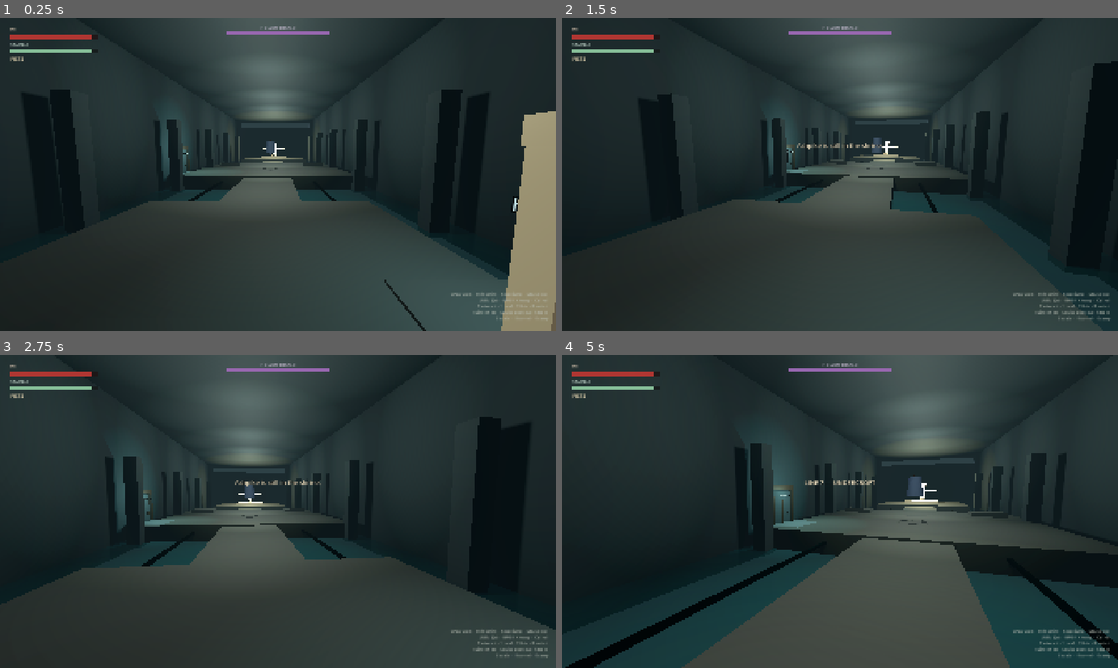
Above: before the commit, frames 1-4 (two rows, left to right).
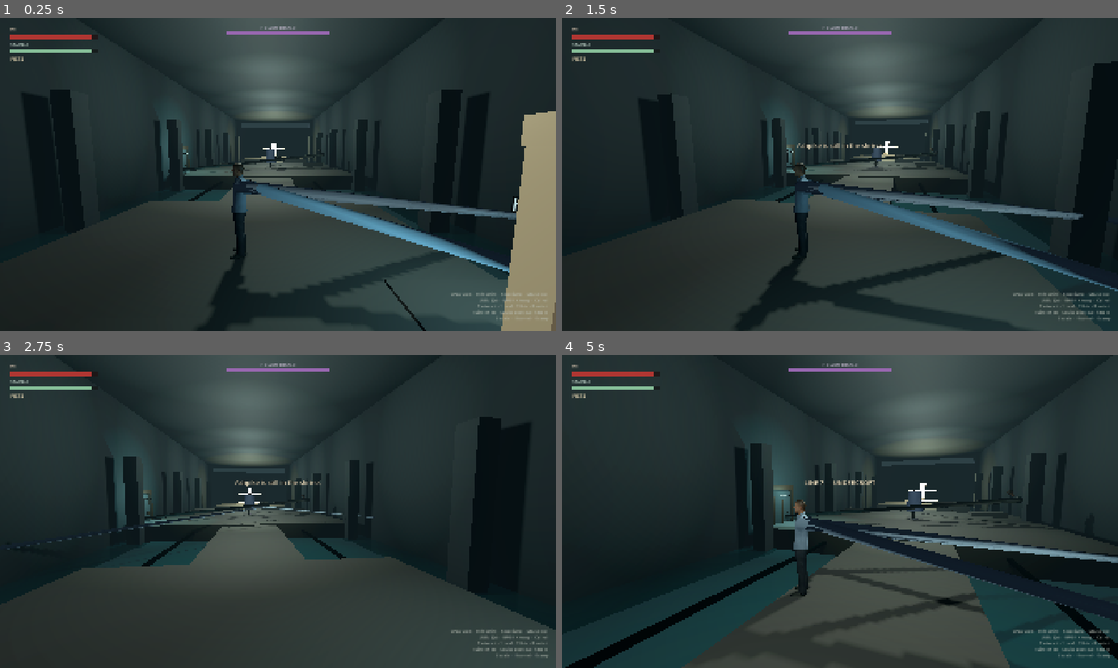
Above: after the commit, the same moments.

Repository: myat93/line7
Game: Godot game, scene res://main.tscn
The game is run twice, just before and just after one commit, with the same random seed, the same clock (stepped at 60 frames per second) and the same inputs.
Inputs (mouse positions are in pixels of both pictures, inside the frame that each line leads up to):
- Up to frame 1 (0.25 s): no input
- Up to frame 2 (1.5 s): tap Enter at 0.5 s; move the mouse to (867, 174) at 0.52 s; hold 1 (bind_ashpike) 0.53-1.28 s; hold W (move_forward) from 0.53 s (still down); click (867, 174) at 0.67 s; tap Space (jump) at 0.77 s; move the mouse to (812, 174) at 1.27 s; tap 2 (bind_fists) at 1.35 s
- Up to frame 3 (2.75 s): keep holding W (move_forward); tap Space (jump) at 1.52 s; move the mouse to (289, 505) at 2.02 s; hold Right mouse button (heavy_attack) from 2.03 s (still down)
- Up to frame 4 (5 s): keep holding W (move_forward); move the mouse to (834, 517) at 2.77 s; release Right mouse button (heavy_attack) at 2.78 s; tap E (interact) at 2.85 s; click (834, 517) at 2.92 s; tap Space (jump) at 3.02, 3.77, 4.52 s; move the mouse to (878, 514) at 3.52 s; press the mouse at (878, 514) at 3.53 s; move the mouse to (795, 508) at 4.27 s; release the mouse at (795, 508) at 4.28 s; tap Ctrl (roll) at 4.35 s

The runs differ from the first frame. In frame 1, 6.8% of the frame differs, in the area x 30-93%, y 39-100%; in frame 2, 7.2%, in the area x 31-100%, y 38-100%; in frame 3, 0.6%; in frame 4, 5.9%.

Commit message:
Fix Rocketbox IBM collapse and pose HE/Herald via Skeleton3D.
Keep the 0.01 armature from hiding the skinned Body: rebuild Skin binds
from rest, scale Body to capsule height, and drive jab/heavy/roll/sprint
plus Herald swipe wind-up with set_bone_pose_rotation. Coat/crown stay
meter-sized. Capsules and combat clocks unchanged.

Co-authored-by: myat93 <myat93@users.noreply.github.com>

Diff:
--- a/characters/he/he.gd
+++ b/characters/he/he.gd
@@ -39,9 +39,7 @@
 
 var _sprinting: bool = false
 var _blockout: Node3D
-var _pose: Dictionary = {}
-var _pose_rest: Dictionary = {}
-var _pose_rest_pos: Dictionary = {}
+var _rig := MeshPoseRig.new()
 
 
 func _ready() -> void:
@@ -379,52 +377,27 @@
 		_blockout = BLOCKOUT_SCENE.instantiate() as Node3D
 		_blockout.name = "HEBlockout"
 		mesh_root.add_child(_blockout)
-	_cache_pose_nodes()
+	## Keep the 0.01 armature from collapsing the Rocketbox skin: rebuild IBM
+	## from rest and scale Body to the 1.8 m capsule. Pose via Skeleton3D.
+	_rig.prepare_realistic(_blockout, 1.8)
+	_rig.bind_parts(_blockout, POSE_PARTS)
 	## PosePlayer is the hook for authored clips. The GLB has none yet, so
 	## _update_visual_pose() drives jab / heavy / roll / sprint procedurally.
 	if pose_player:
 		pose_player.active = true
 
 
-func _cache_pose_nodes() -> void:
-	_pose.clear()
-	_pose_rest.clear()
-	_pose_rest_pos.clear()
-	if _blockout == null:
-		return
-	for part_name in POSE_PARTS:
-		var node := _blockout.find_child(part_name, true, false) as Node3D
-		if node == null:
-			continue
-		_pose[part_name] = node
-		_pose_rest[part_name] = node.rotation
-		_pose_rest_pos[part_name] = node.position
-
-
 func _part_rot(part_name: String, extra: Vector3) -> void:
-	var node: Node3D = _pose.get(part_name) as Node3D
-	if node == null:
-		return
-	var rest: Vector3 = _pose_rest.get(part_name, Vector3.ZERO)
-	node.rotation = rest + extra
+	_rig.set_rot(part_name, extra)
 
 
 func _part_pos(part_name: String, extra: Vector3) -> void:
-	var node: Node3D = _pose.get(part_name) as Node3D
-	if node == null:
-		return
-	var rest: Vector3 = _pose_rest_pos.get(part_name, node.position)
-	node.position = rest + extra
+	_rig.set_pos(part_name, extra)
 
 
 func _refresh_stance_visual() -> void:
 	if ashpike_visual:
 		ashpike_visual.set_bound(Game.ashpike_bound)
-	var show_fists := not Game.ashpike_bound
-	for part_name in ["L_Fist", "R_Fist"]:
-		var node: Node3D = _pose.get(part_name) as Node3D
-		if node:
-			node.visible = show_fists
 
 
 func _update_visual_pose() -> void:
--- /dev/null
+++ b/core/mesh_pose_rig.gd
@@ -0,0 +1,156 @@
+class_name MeshPoseRig
+extends RefCounted
+
+## Drives MeshRoot visuals that live on a Skeleton3D (Rocketbox) and still
+## falls back to named Node3D joints (box blockout).
+##
+## Jake's GLBs keep a 0.01 armature with 100× inverse binds. Godot then either
+## specks the skinned Body or explodes it when that scale is undone for the
+## meter-authored coat/crown. Rebuild IBM from rest and scale Body to meters.
+
+var skeleton: Skeleton3D
+var body: MeshInstance3D
+var pos_scale: float = 1.0
+
+var _bones: Dictionary = {}
+var _nodes: Dictionary = {}
+var _node_rest: Dictionary = {}
+var _node_rest_pos: Dictionary = {}
+
+
+func prepare_realistic(root: Node, target_height: float) -> void:
+	_unscale_cm_armature(root)
+	skeleton = _first_skeleton(root)
+	body = root.find_child("Body", true, false) as MeshInstance3D
+	if body:
+		body.visible = true
+		_rebuild_skin_from_rest()
+		_fit_body_height(target_height)
+	if skeleton:
+		skeleton.reset_bone_poses()
+
+
+func bind_parts(root: Node, part_names: PackedStringArray) -> void:
+	_bones.clear()
+	_nodes.clear()
+	_node_rest.clear()
+	_node_rest_pos.clear()
+	if root == null:
+		return
+	if skeleton == null:
+		skeleton = _first_skeleton(root)
+	if body == null:
+		body = root.find_child("Body", true, false) as MeshInstance3D
+	if skeleton:
+		for part_name in part_names:
+			var idx := skeleton.find_bone(part_name)
+			if idx >= 0:
+				_bones[part_name] = idx
+	for part_name in part_names:
+		if _bones.has(part_name):
+			continue
+		var node := root.find_child(part_name, true, false) as Node3D
+		if node == null:
+			continue
+		_nodes[part_name] = node
+		_node_rest[part_name] = node.rotation
+		_node_rest_pos[part_name] = node.position
+
+
+func set_rot(part_name: String, extra: Vector3) -> void:
+	if skeleton and _bones.has(part_name):
+		var idx: int = _bones[part_name]
+		var rest_q := skeleton.get_bone_rest(idx).basis.get_rotation_quaternion()
+		skeleton.set_bone_pose_rotation(idx, rest_q * Quaternion.from_euler(extra))
+		return
+	var node: Node3D = _nodes.get(part_name) as Node3D
+	if node == null:
+		return
+	var rest: Vector3 = _node_rest.get(part_name, Vector3.ZERO)
+	node.rotation = rest + extra
+
+
+func set_pos(part_name: String, extra: Vector3) -> void:
+	if skeleton and _bones.has(part_name):
+		var idx: int = _bones[part_name]
+		var rest_p := skeleton.get_bone_rest(idx).origin
+		skeleton.set_bone_pose_position(idx, rest_p + extra * pos_scale)
+		return
+	var node: Node3D = _nodes.get(part_name) as Node3D
+	if node == null:
+		return
+	var rest: Vector3 = _node_rest_pos.get(part_name, node.position)
+	node.position = rest + extra
+
+
+func has_bone(part_name: String) -> bool:
+	return _bones.has(part_name)
+
+
+func bone_pose_rotation(part_name: String) -> Quaternion:
+	if skeleton == null or not _bones.has(part_name):
+		return Quaternion.IDENTITY
+	return skeleton.get_bone_pose_rotation(int(_bones[part_name]))
+
+
+func _unscale_cm_armature(root: Node) -> void:
+	var nodes: Array[Node3D] = []
+	if root is Node3D:
+		nodes.append(root as Node3D)
+	for node_name in ["HERealistic", "HeraldRealistic"]:
+		var visual := root.find_child(node_name, true, false) as Node3D
+		if visual:
+			nodes.append(visual)
+	var skel := _first_skeleton(root)
+	if skel:
+		nodes.append(skel)
+	for visual in nodes:
+		if visual.scale.x > 0.0 and visual.scale.x < 0.05:
+			visual.scale = Vector3.ONE
+		## Leftover hip-height translation from the cm→m wrap. Origin is feet.
+		if visual.position.y > 0.4 and visual.position.y < 1.2:
+			visual.position.y = 0.0
+
+
+func _rebuild_skin_from_rest() -> void:
+	if skeleton == null or body == null or body.skin == null:
+		return
+	var skin := body.skin.duplicate() as Skin
+	body.skin = skin
+	if body.skeleton.is_empty() and skeleton:
+		body.skeleton = body.get_path_to(skeleton)
+	for i in range(skin.get_bind_count()):
+		var bone_idx := skin.get_bind_bone(i)
+		if bone_idx < 0:
+			bone_idx = skeleton.find_bone(skin.get_bind_name(i))
+		if bone_idx < 0:
+			continue
+		var rest := skeleton.get_bone_global_rest(bone_idx)
+		if is_zero_approx(rest.basis.determinant()):
+			continue
+		skin.set_bind_pose(i, rest.affine_inverse())
+
+
+func _fit_body_height(target_height: float) -> void:
+	if body == null or target_height <= 0.001:
+		return
+	body.scale = Vector3.ONE
+	body.position = Vector3.ZERO
+	var aabb := body.get_aabb()
+	var height := aabb.size.y
+	if height < 0.0001:
+		return
+	var factor := target_height / height
+	body.scale = Vector3.ONE * factor
+	body.position.y = -(aabb.position.y * factor)
+	pos_scale = 1.0 / factor
+
+
+func _first_skeleton(node: Node) -> Skeleton3D:
+	if node is Skeleton3D:
+		return node as Skeleton3D
+	for child in node.get_children():
+		var found := _first_skeleton(child)
+		if found:
+			return found
+	return null
--- a/enemies/hollow_herald/hollow_herald.gd
+++ b/enemies/hollow_herald/hollow_herald.gd
@@ -29,9 +29,8 @@
 @onready var pose_player: AnimationPlayer = $MeshRoot/PosePlayer
 
 var _blockout: Node3D
-var _pose: Dictionary = {}
-var _pose_rest: Dictionary = {}
-var _pose_rest_pos: Dictionary = {}
+var _rig := MeshPoseRig.new()
+var _crown: Node3D
 
 
 func _ready() -> void:
@@ -225,63 +224,35 @@
 		_blockout.name = "HeraldBlockout"
 		mesh_root.add_child(_blockout)
 	_apply_realistic_meters()
-	_cache_pose_nodes()
+	_rig.bind_parts(_blockout, POSE_PARTS)
+	_crown = _blockout.find_child("Crown", true, false) as Node3D
 	if pose_player:
 		pose_player.active = true
 
 
 func _apply_realistic_meters() -> void:
-	## Coat / crown are authored in meters on a 0.01 armature node. Undo that scale
-	## so the raincoat and horns read at ~2 m. Hide the Rocketbox body — its
-	## inverse binds collapse in Godot (A-pose / IBM pass still pending).
+	## Coat / crown are authored in meters on a 0.01 armature. Undo that scale
+	## so the raincoat and horns stay ~2 m, then rebuild IBM from rest so the
+	## Rocketbox Body can show at 2.05 m instead of collapsing.
 	if _blockout == null:
 		return
-	var visual := _blockout.find_child("HeraldRealistic", true, false) as Node3D
-	if visual:
-		visual.scale = Vector3.ONE
-	var body := _blockout.find_child("Body", true, false) as MeshInstance3D
-	if body:
-		body.visible = false
-
-
-func _cache_pose_nodes() -> void:
-	_pose.clear()
-	_pose_rest.clear()
-	_pose_rest_pos.clear()
-	if _blockout == null:
-		return
-	for part_name in POSE_PARTS:
-		var node := _blockout.find_child(part_name, true, false) as Node3D
-		if node == null:
-			continue
-		_pose[part_name] = node
-		_pose_rest[part_name] = node.rotation
-		_pose_rest_pos[part_name] = node.position
+	_rig.prepare_realistic(_blockout, 2.05)
 
 
 func _part_rot(part_name: String, extra: Vector3) -> void:
-	var node: Node3D = _pose.get(part_name) as Node3D
-	if node == null:
-		return
-	var rest: Vector3 = _pose_rest.get(part_name, Vector3.ZERO)
-	node.rotation = rest + extra
+	_rig.set_rot(part_name, extra)
 
 
 func _part_pos(part_name: String, extra: Vector3) -> void:
-	var node: Node3D = _pose.get(part_name) as Node3D
-	if node == null:
-		return
-	var rest: Vector3 = _pose_rest_pos.get(part_name, node.position)
-	node.position = rest + extra
+	_rig.set_pos(part_name, extra)
 
 
 func _update_visual_pose() -> void:
 	mesh_root.rotation.x = 0.0
 	mesh_root.scale = Vector3.ONE
 	_crown_pulse = move_toward(_crown_pulse, 1.0, 0.02)
-	var crown: Node3D = _pose.get("Crown") as Node3D
-	if crown:
-		crown.scale = Vector3.ONE * _crown_pulse
+	if _crown:
+		_crown.scale = Vector3.ONE * _crown_pulse
 	match phase:
 		Phase.SWIPE_WIND:
 			_pose_swipe_wind()
--- a/tools/play_sim.gd
+++ b/tools/play_sim.gd
@@ -96,6 +96,18 @@
 		_fail("HE realistic mesh is not instanced under MeshRoot.")
 	elif not _has_named_bones(blockout, PackedStringArray(["Hips", "L_Fist"])):
 		_fail("HE realistic Skeleton3D bones (Hips / L_Fist) were not imported.")
+	else:
+		_assert_visible_body(he, "HE")
+		var idle_q := he._rig.bone_pose_rotation("L_UpperArm")
+		he.state = HE.State.ATTACK
+		he._attack = Combat.fists_light()
+		he._state_time = 0.12
+		he._update_visual_pose()
+		var jab_q := he._rig.bone_pose_rotation("L_UpperArm")
+		if idle_q.is_equal_approx(jab_q):
+			_fail("HE jab must rotate L_UpperArm off the A-pose rest.")
+		he.state = HE.State.FREE
+		he._update_visual_pose()
 	var body_col := he.get_node_or_null("CollisionShape3D") as CollisionShape3D
 	if body_col == null or not (body_col.shape is CapsuleShape3D):
 		_fail("HE world collision must stay a capsule.")
@@ -113,6 +125,18 @@
 		_fail("Herald realistic Skeleton3D bones (Hips / R_UpperArm) were not imported.")
 	elif herald_blockout.find_child("Crown", true, false) == null:
 		_fail("Herald Crown mesh was not imported.")
+	else:
+		_assert_visible_body(herald, "Herald")
+		var herald_idle := herald._rig.bone_pose_rotation("R_UpperArm")
+		herald.phase = HollowHerald.Phase.SWIPE_WIND
+		herald._time = 0.90
+		herald._update_visual_pose()
+		var wind_q := herald._rig.bone_pose_rotation("R_UpperArm")
+		if herald_idle.is_equal_approx(wind_q):
+			_fail("Herald swipe wind-up must rotate R_UpperArm off the A-pose rest.")
+		herald.phase = HollowHerald.Phase.WAIT
+		herald._time = 0.0
+		herald._update_visual_pose()
 	var herald_col := herald.get_node_or_null("CollisionShape3D") as CollisionShape3D
 	if herald_col == null or not (herald_col.shape is CapsuleShape3D):
 		_fail("Herald world collision must stay a capsule.")
@@ -327,6 +351,18 @@
 	return true
 
 
+func _assert_visible_body(host: Node, label: String) -> void:
+	var body := host.find_child("Body", true, false) as MeshInstance3D
+	if body == null:
+		_fail("%s Rocketbox Body mesh is missing." % label)
+		return
+	if not body.visible:
+		_fail("%s Rocketbox Body is hidden." % label)
+	var height := body.get_aabb().size.y * absf(body.scale.y)
+	if height < 1.2:
+		_fail("%s Rocketbox Body height is %.2f m — IBM/scale did not produce a readable body." % [label, height])
+
+
 func _fail(message: String) -> void:
 	_failures.append(message)
 
--- a/tools/slice_check.gd
+++ b/tools/slice_check.gd
@@ -65,6 +65,7 @@
 		"res://weapons/ashpike/ashpike_pickup.tscn",
 		"res://core/game.gd",
 		"res://core/combat.gd",
+		"res://core/mesh_pose_rig.gd",
 		"res://tools/slice_check.gd",
 	])
 	for path in required:
@@ -140,6 +141,8 @@
 	var he_script := FileAccess.get_file_as_string("res://characters/he/he.gd")
 	if not he_script.contains("res://characters/he/he_realistic.glb"):
 		failures.append("he.gd BLOCKOUT_SCENE must preload he_realistic.glb.")
+	if not he_script.contains("prepare_realistic"):
+		failures.append("he.gd must call MeshPoseRig.prepare_realistic so the Rocketbox body is visible.")
 	var glb := load("res://characters/he/he_realistic.glb") as PackedScene
 	if glb == null:
 		failures.append("he_realistic.glb did not import as a PackedScene.")
@@ -147,6 +150,8 @@
 		var visual: Node = glb.instantiate()
 		if not _has_named_bones(visual, PackedStringArray(["Hips", "L_Fist"])):
 			failures.append("he_realistic.glb is missing Skeleton3D pose bones (Hips / L_Fist).")
+		if visual.find_child("Body", true, false) == null:
+			failures.append("he_realistic.glb is missing the Rocketbox Body mesh.")
 		visual.free()
 	if load("res://ruins/fallen_castle/camp_kit.gd") == null:
 		failures.append("camp_kit.gd failed to compile.")
@@ -179,6 +184,13 @@
 		failures.append("Herald swipe wind/active clocks must stay 1.15 / 0.38.")
 	if not herald_script.contains("_time >= 1.25") or not herald_script.contains("_time >= 0.42"):
 		failures.append("Herald lunge wind/active clocks must stay 1.25 / 0.42.")
+	if herald_script.contains("body.visible = false"):
+		failures.append("Herald Rocketbox Body must stay visible (IBM follow-up, do not hide).")
+	if not herald_script.contains("_apply_realistic_meters"):
+		failures.append("Herald must keep _apply_realistic_meters so coat/crown stay meter-scaled.")
+	var pose_rig := FileAccess.get_file_as_string("res://core/mesh_pose_rig.gd")
+	if not pose_rig.contains("set_bone_pose_rotation") or not pose_rig.contains("set_bind_pose"):
+		failures.append("MeshPoseRig must rebuild Skin IBM and pose via set_bone_pose_rotation.")
 	var official_glb := load("res://enemies/hollow_herald/hollow_herald_realistic.glb") as PackedScene
 	if official_glb == null:
 		failures.append("hollow_herald_realistic.glb did not import as a PackedScene.")
@@ -188,6 +200,8 @@
 			failures.append("hollow_herald_realistic.glb is missing Skeleton3D pose bones (Hips / R_UpperArm).")
 		if official_visual.find_child("Crown", true, false) == null:
 			failures.append("hollow_herald_realistic.glb is missing the Crown mesh.")
+		if official_visual.find_child("Body", true, false) == null:
+			failures.append("hollow_herald_realistic.glb is missing the Rocketbox Body mesh.")
 		official_visual.free()
 	var under_text := FileAccess.get_file_as_string("res://ruins/line7_undercroft/line7_undercroft.gd")
 	if not under_text.contains("line7_pocket") or not under_text.contains("door_gap"):
Not shown, added: core/mesh_pose_rig.gd.uid
Not shown, changed: README.md
Not shown, changed: characters/he/README.md
Not shown, changed: enemies/hollow_herald/README.md
